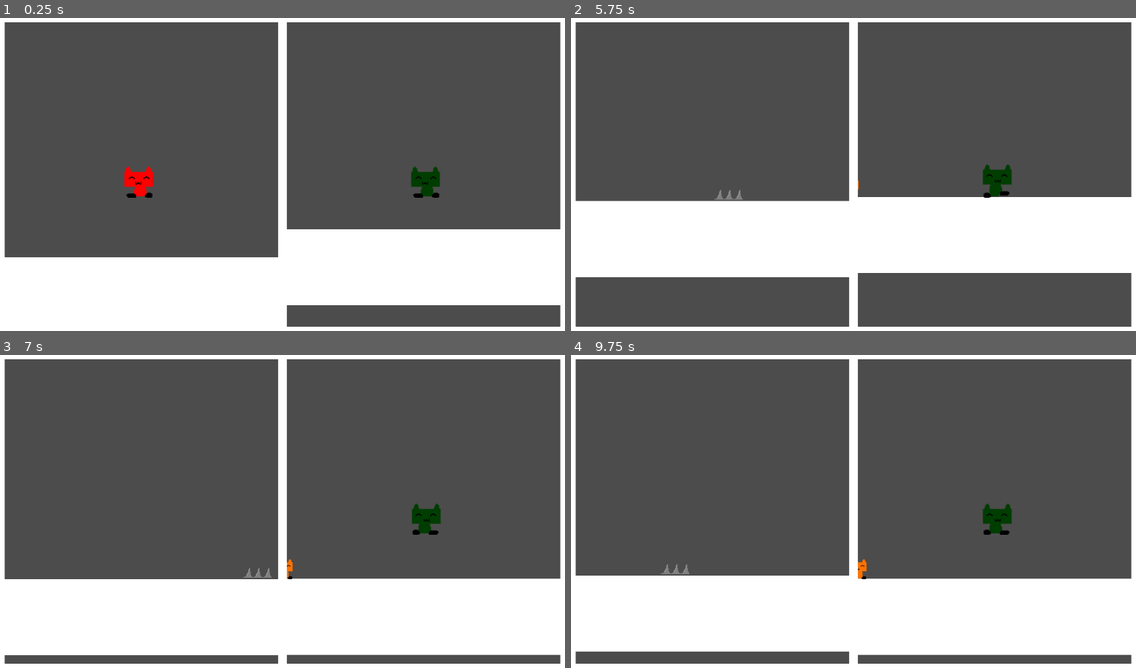
Above: before the commit, frames 1-4 (two rows, left to right).
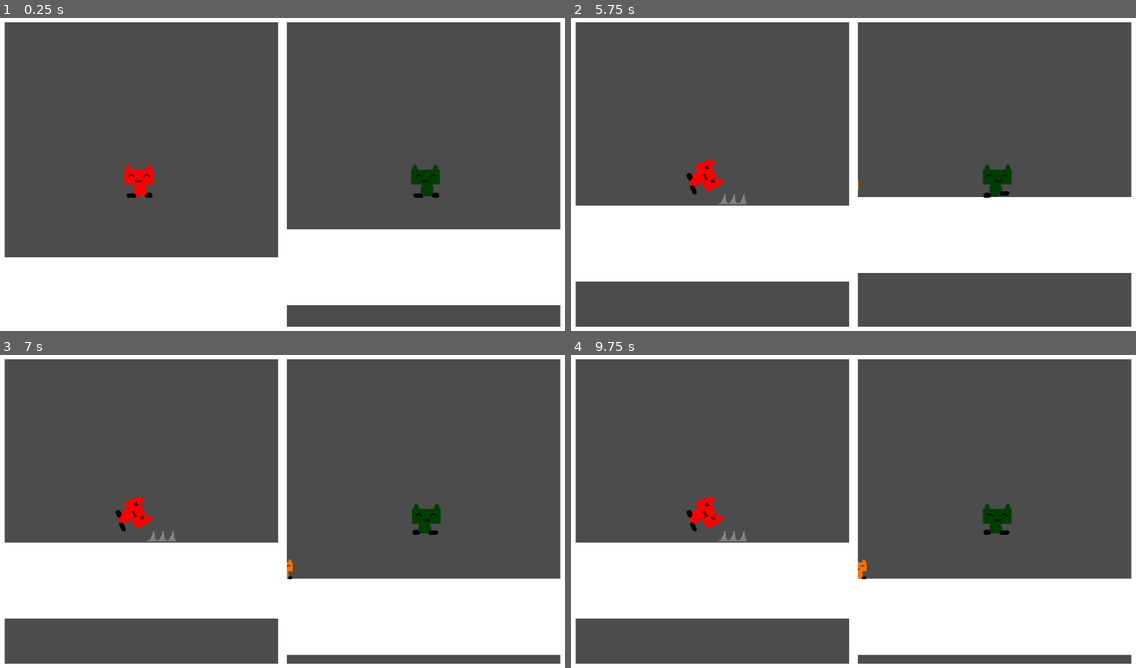
Above: after the commit, the same moments.

Repository: MBatt1/Chillenium-Jam
Game: Godot game, scene res://main/Main.tscn
Two runs of this game, one before a commit and one after it. Both use one fixed random seed, a clock stepped at 60 frames per second and the inputs below.
Inputs:
- Up to frame 1 (0.25 s): no input
- Up to frame 2 (5.75 s): hold D (p1_right) 0.53-2.03 s; tap Down (p2_down) at 0.6, 3.6 s; tap W (p1_up) at 0.77, 1.52, 3.02, 3.77, 4.52 s; tap Left (p2_left) at 1.35, 4.35 s; hold A (p1_left) 2.03-2.78 s; tap Right (p2_right) at 2.1, 5.1 s; hold D (p1_right) 2.78-4.28 s; tap Up (p2_up) at 2.85 s; hold A (p1_left) 4.28-5.03 s; hold D (p1_right) from 5.03 s (still down)
- Up to frame 3 (7 s): release D (p1_right) at 5.78 s; hold A (p1_left) from 5.78 s (still down); tap Up (p2_up) at 5.85 s; tap W (p1_up) at 6.02, 6.77 s; tap Down (p2_down) at 6.6 s
- Up to frame 4 (9.75 s): release A (p1_left) at 7.28 s; hold D (p1_right) 7.28-9.53 s; tap Left (p2_left) at 7.35 s; tap W (p1_up) at 7.52, 9.02 s; tap Right (p2_right) at 8.1 s; tap Up (p2_up) at 8.85 s; hold A (p1_left) from 9.53 s (still down); tap Down (p2_down) at 9.6 s

The runs differ from the first frame. In frame 1, 0.2% of the frame differs, in the area x 21-78%, y 46-55%; in frame 2, 1.9%; in frame 3, 12%, in the area x 0-50%, y 45-96%; in frame 4, 11%.

Commit message:
character deaths

Diff:
--- a/objects/Player.gd
+++ b/objects/Player.gd
@@ -10,6 +10,7 @@
 export(int) var speed = 200
 export(int) var jump_strength = 200
 
+var alive = true
 var speed_x = 0
 var speed_y = 0
 var camera_on = true
@@ -48,36 +49,38 @@
 		return speed+decrementer
 
 func _physics_process(delta):
-	#if speed_x < 10:
-		#$AnimatedSprite.play("default")
 	if is_on_floor() and abs(speed_x) <10:
 		$AnimatedSprite.play("default")
 		$AnimatedSprite.flip_h = false
 	if not is_on_floor():
 		speed_y += weight*delta
 	else:
-		if Input.is_action_pressed(up_control):
+		if Input.is_action_pressed(up_control) and alive == true:
 			$AnimatedSprite.play("jump")
 			speed_y = -jump_strength
-	if Input.is_action_pressed(right_control):
-		$AnimatedSprite.flip_h = true
-		if is_on_floor():
-			$AnimatedSprite.play("walk")
-		speed_x = speed
-	if Input.is_action_pressed(left_control):
-		$AnimatedSprite.flip_h = false
-		if is_on_floor():
-			$AnimatedSprite.play("walk")
-		speed_x = -speed
-	if not is_on_floor():
-		speed_x = add_drag(speed_x,drag*delta)
-	else:
-		speed_x = add_drag(speed_x,friction*delta)
-	var velocity = Vector2(speed_x, speed_y)
-	move_and_slide(velocity, Vector2.UP)
+	if alive == true:
+		if Input.is_action_pressed(right_control):
+			$AnimatedSprite.flip_h = true
+			if is_on_floor():
+				$AnimatedSprite.play("walk")
+			speed_x = speed
+		if Input.is_action_pressed(left_control):
+			$AnimatedSprite.flip_h = false
+			if is_on_floor():
+				$AnimatedSprite.play("walk")
+			speed_x = -speed
+		if not is_on_floor():
+			speed_x = add_drag(speed_x,drag*delta)
+		else:
+			speed_x = add_drag(speed_x,friction*delta)
+		var velocity = Vector2(speed_x, speed_y)
+		move_and_slide(velocity, Vector2.UP)
 
 func kill_player():
-	$AnimatedSprite.hide()
+	$AnimatedSprite.play("death")
+	$AnimatedSprite.rotate(1440)
+	$CollisionShape2D.disabled = true
+	alive = false
 
 # Called every frame. 'delta' is the elapsed time since the previous frame.
 func _process(delta):
--- a/objects/Player.tscn
+++ b/objects/Player.tscn
@@ -7,12 +7,18 @@
 [ext_resource path="res://sprites/jumping/jump1.png" type="Texture" id=5]
 [ext_resource path="res://sprites/jumping/jump3.png" type="Texture" id=6]
 [ext_resource path="res://sprites/jumping/jump2.png" type="Texture" id=7]
+[ext_resource path="res://sprites/death/die1.png" type="Texture" id=8]
 
 [sub_resource type="RectangleShape2D" id=3]
 extents = Vector2( 28.5, 28.75 )
 
 [sub_resource type="SpriteFrames" id=2]
 animations = [ {
+"frames": [ ExtResource( 8 ) ],
+"loop": true,
+"name": "death",
+"speed": 5.0
+}, {
 "frames": [ ExtResource( 1 ) ],
 "loop": true,
 "name": "default",
@@ -39,4 +45,3 @@
 [node name="AnimatedSprite" type="AnimatedSprite" parent="."]
 scale = Vector2( 1.64063, 1.65625 )
 frames = SubResource( 2 )
-animation = "jump"
Not shown: 1 places in objects/Player.tscn that only renumber resources
Binary file added: sprites/death/die1.png
Not shown, added: sprites/death/die1.png.import
